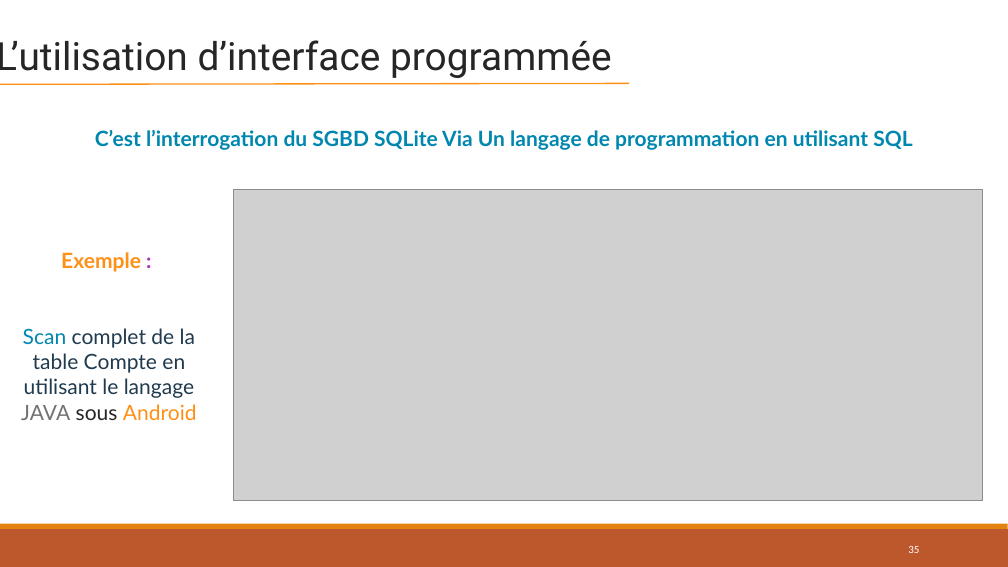
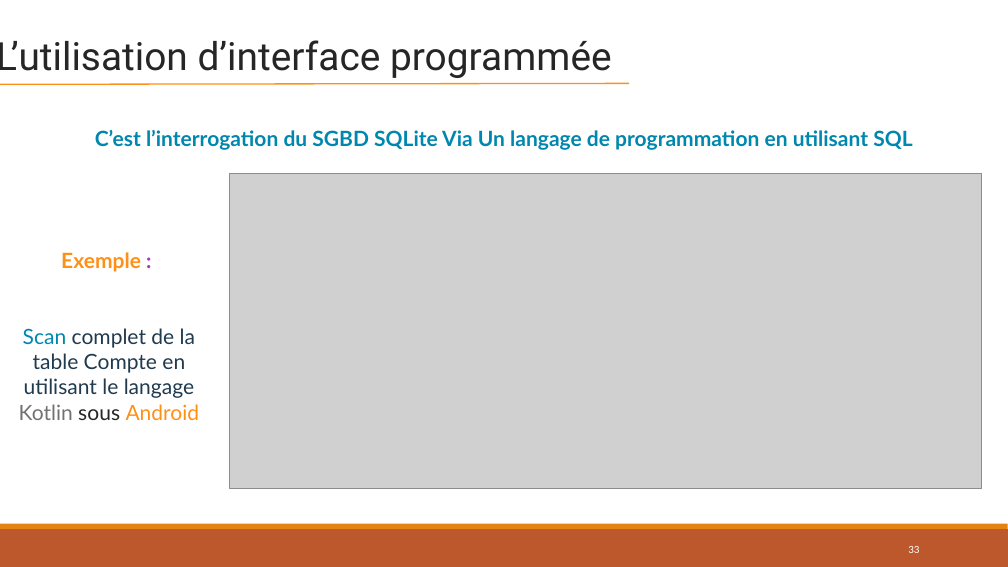
Before and after one commit to lahcenrahlaoui/Wingardium_Leviosaaaa, a slide deck: slide 33 of Presentation-projet-SQLite (1) - Copy.pptx (slide 35 before the commit). Drawn at 1008x567 pixels with LibreOffice and Linux fonts; fonts in the diff are those of the drawing; grey boxes stand for pictures. Boxes give left, top, right and bottom in pixels: in the first picture for what was removed or moved away, otherwise in the second. Text is boxed around its words. In the diff, an @@ line names an element or a change of style, - is before the commit and + after.

```diff
--- a/Presentation-projet-SQLite (1) - Copy.pptx
+++ b/Presentation-projet-SQLite (1) - Copy.pptx
@@ picture: place and size @@
-picture at box(233, 190, 982, 501)
+picture at box(230, 174, 982, 489)
@@ text at box(19, 328, 200, 420): text changed @@
-Scan complet de la table Compte en utilisant le langage JAVA sous Android
+Scan complet de la table Compte en utilisant le langage Kotlin sous Android
@@ page number at box(908, 546, 919, 553): text changed @@
-35
+33
```
Also in this commit, not shown: 1 other slide changed, 3 slides added, 6 slides removed.
